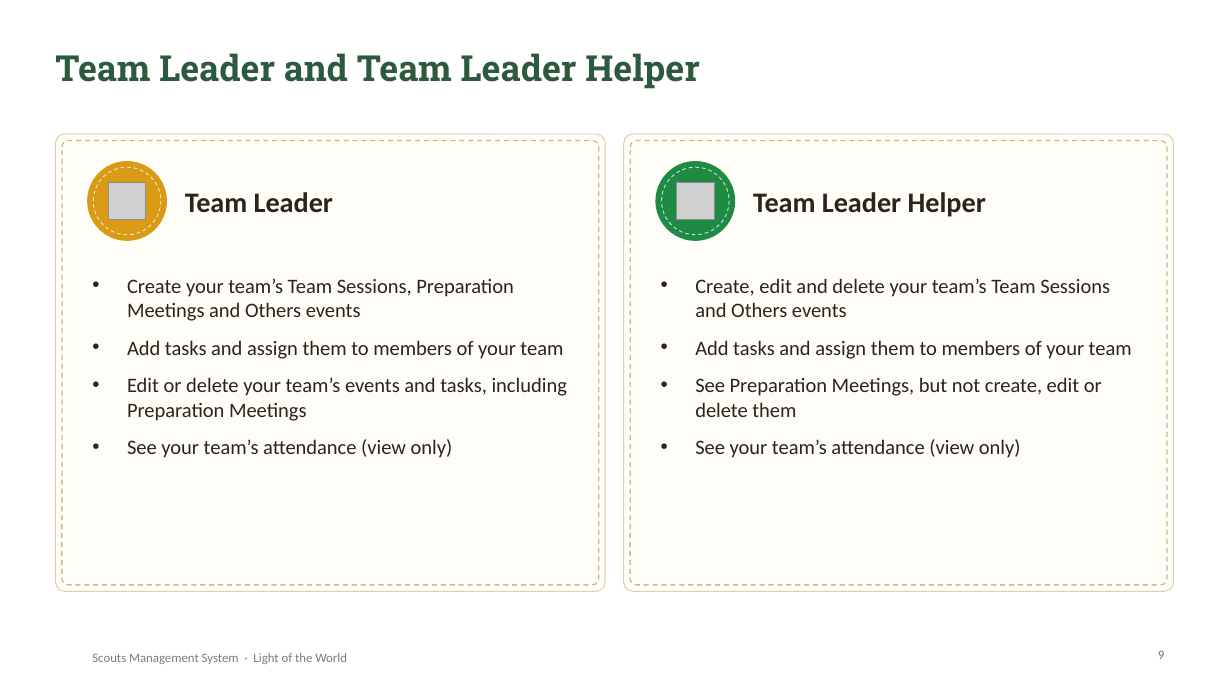
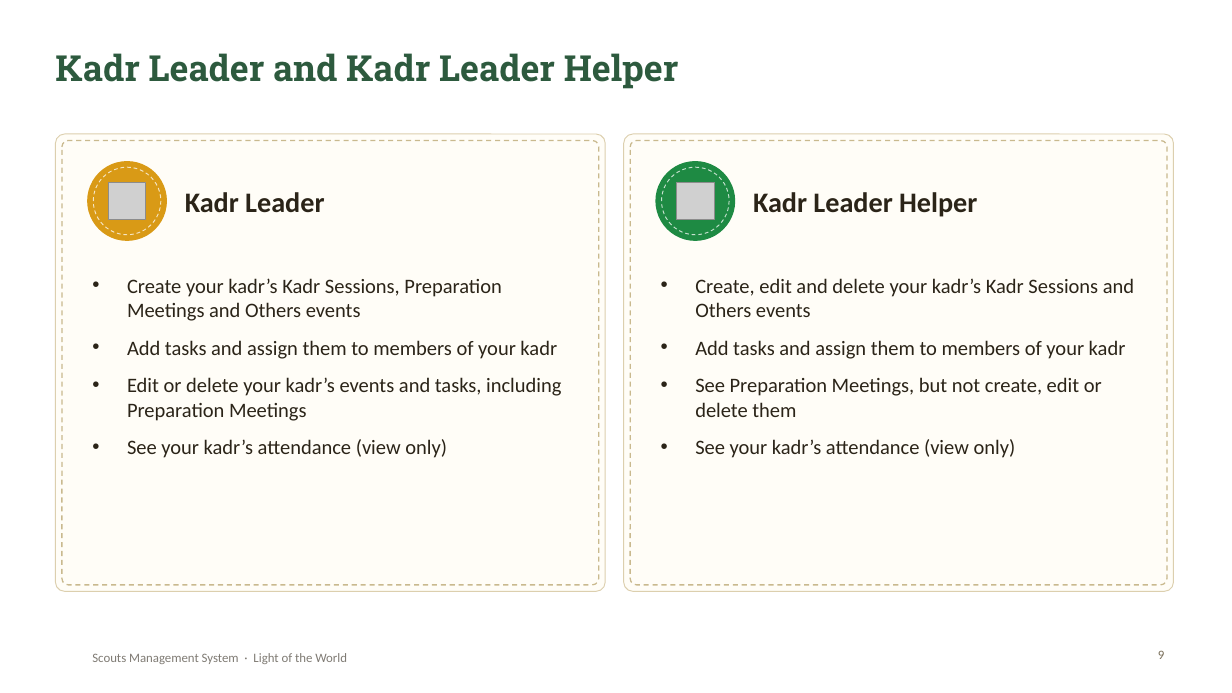
Before and after one commit to SamuelAtef123/Scouts-Management-System-Web-App, a slide deck: slide 9 of docs/Scouts-Project-Presentation.pptx. Drawn at 1232x693 pixels with LibreOffice and Linux fonts; fonts in the diff are those of the drawing; grey boxes stand for pictures; background and template pictures are left out. Boxes give left, top, right and bottom in pixels: in the first picture for what was removed or moved away, otherwise in the second. Text is boxed around its words. In the diff, an @@ line names an element or a change of style, - is before the commit and + after.

Commit message:
Rename Team to Kadr and Scouts Leader to Group Leader
- English: Kadr, Kadr Session, Group Leader, Group Leader Helper, and
  '<Kadr> Kadr Leader' / '<Kadr> Kadr Leader Helper' on profiles and member lists.
- Arabic: كدر, قائد المجموعة, مساعد قائد المجموعة, قائد كدر أشبال, مساعد قائد كدر أشبال.
- Server messages renamed, with their Arabic translations.
- Startup migration renames 'team' to 'kadr' in member names and usernames.
- Report, presentation and README updated.

```diff
--- a/docs/Scouts-Project-Presentation.pptx
+++ b/docs/Scouts-Project-Presentation.pptx
@@ title at (x1=55, y1=53, x2=679, y2=89): text changed @@
-Team Leader and Team Leader Helper
+Kadr Leader and Kadr Leader Helper
@@ text at (x1=185, y1=192, x2=324, y2=213): text changed @@
-Team Leader
+Kadr Leader
@@ text at (x1=753, y1=192, x2=977, y2=217): text changed @@
-Team Leader Helper
+Kadr Leader Helper
@@ text at (x1=127, y1=278, x2=561, y2=458): text changed @@
-• Create your team’s Team Sessions, Preparation Meetings and Others events
-• Add tasks and assign them to members of your team
-• Edit or delete your team’s events and tasks, including Preparation Meetings
-• See your team’s attendance (view only)
+• Create your kadr’s Kadr Sessions, Preparation Meetings and Others events
+• Add tasks and assign them to members of your kadr
+• Edit or delete your kadr’s events and tasks, including Preparation Meetings
+• See your kadr’s attendance (view only)
@@ text at (x1=695, y1=278, x2=1134, y2=359): text changed @@
-• Create, edit and delete your team’s Team Sessions and Others events
-• Add tasks and assign them to members of your team
+• Create, edit and delete your kadr’s Kadr Sessions and Others events
+• Add tasks and assign them to members of your kadr
@@ text at (x1=695, y1=439, x2=1016, y2=458): text changed @@
-• See your team’s attendance (view only)
+• See your kadr’s attendance (view only)
```
Also in this commit, not shown: 9 other slides changed, 26 other files.
